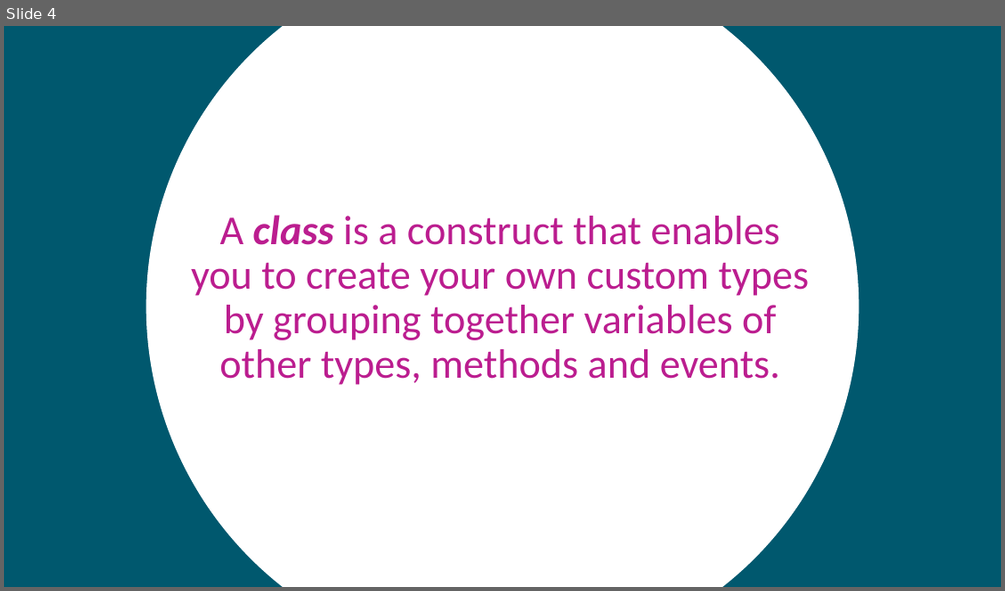
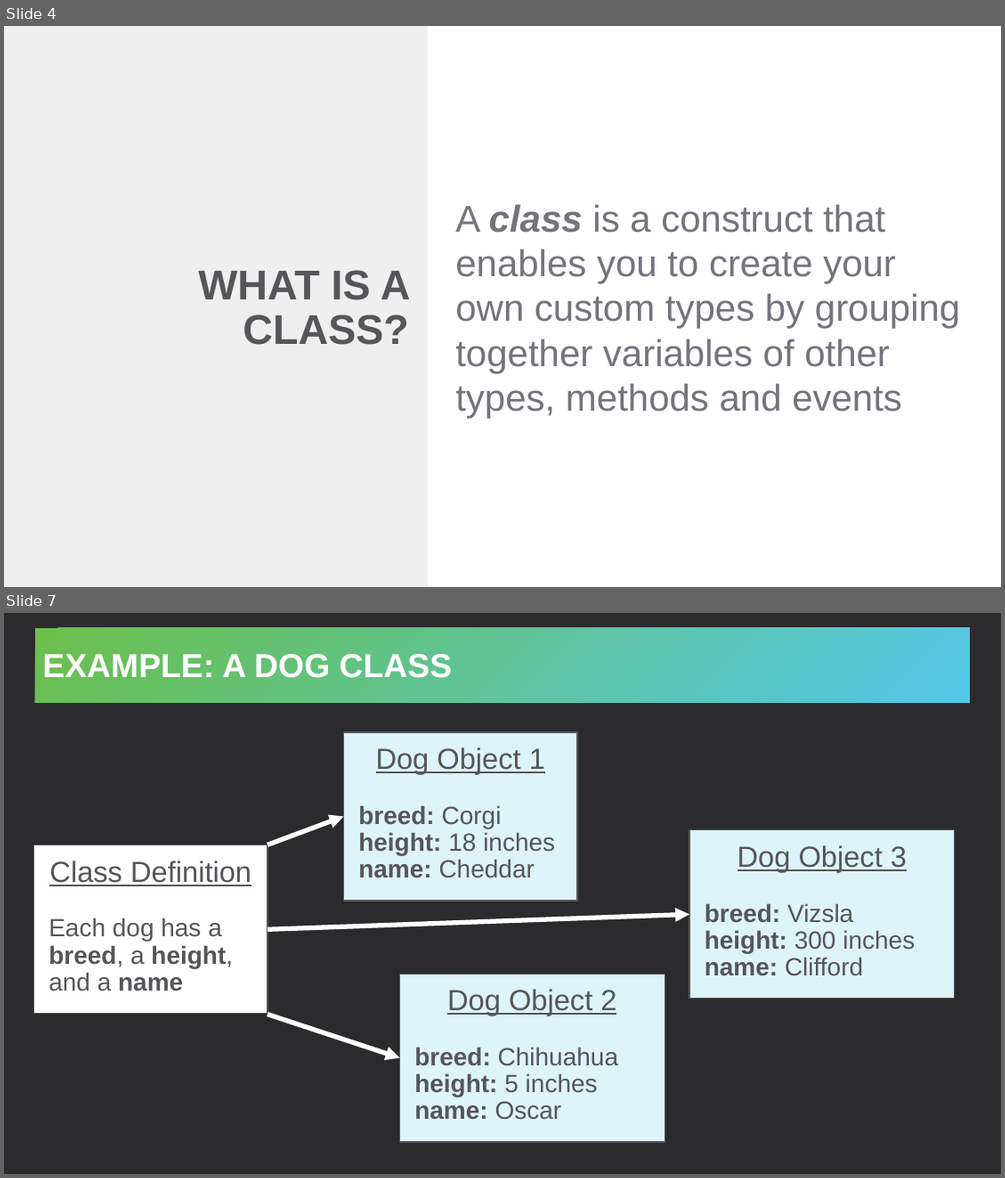
Before and after one commit to hytechclub/cs-102, a slide deck: ClassesIntroduction/ClassesIntro.pptx. Shown one above the other, each under a label of ours: slide 4 before the commit, slides 4 and 7 after it; the slides between them are not shown. The pictures are 1005x591 and 1005x1178 pixels, drawn with LibreOffice and Linux fonts; fonts in the diff are those of the drawing. Boxes give left, top, right and bottom in pixels: in the first picture for what was removed or moved away, otherwise in the second. Text is boxed around its words. In the diff, an @@ line names an element or a change of style, - is before the commit and + after.

Commit message:
update classes powerpoint

```diff
--- a/ClassesIntroduction/ClassesIntro.pptx
+++ b/ClassesIntroduction/ClassesIntro.pptx
@@ slide 7 added at bbox=[4, 613, 1001, 1174], background #2B2B2D @@
@@ title added at bbox=[35, 628, 971, 703], fill gradient #6ABF4B to #54C8E8, 32 pt, text #FFFFFF, bold @@
+EXAMPLE: A DOG CLASS
@@ rectangle added at bbox=[343, 732, 577, 900], fill #DDF4FA, outline #56565A 1 pt, 24 pt, text #56565A @@
+Dog Object 1
+breed: Corgi
+height: 18 inches
+name: Cheddar
@@ arrow added from (267, 844) to (343, 817), #FFFFFF 4.5 pt @@
@@ rectangle added at bbox=[34, 845, 267, 1013], fill #FFFFFF, outline #56565A 1 pt, 24 pt, text #56565A @@
+Class Definition
+Each dog has a breed, a height, and a name
@@ rectangle added at bbox=[689, 830, 955, 998], fill #DDF4FA, outline #56565A 1 pt, 24 pt, text #56565A @@
+Dog Object 3
+breed: Vizsla
+height: 300 inches
+name: Clifford
@@ arrow added from (267, 929) to (689, 915), #FFFFFF 4.5 pt @@
@@ rectangle added at bbox=[399, 973, 664, 1142], fill #DDF4FA, outline #56565A 1 pt, 24 pt, text #56565A @@
+Dog Object 2
+breed: Chihuahua
+height: 5 inches
+name: Oscar
@@ arrow added from (267, 1013) to (399, 1058), #FFFFFF 4.5 pt @@
@@ slide 4 changed as well @@
@@ background #00586E to #FFFFFF @@
@@ rectangle added at bbox=[4, 26, 428, 587], fill #EFEFF0 @@
@@ ellipse removed at bbox=[146, 26, 858, 587] @@
@@ text at bbox=[455, 204, 960, 418]: text changed; size 39.6 to 36 pt; font Calibri to Arial; text colour #BB1D8F to #74747C @@
-A class is a construct that enables you to create your own custom types by grouping together variables of other types, methods and events.
+A class is a construct that enables you to create your own custom types by grouping together variables of other types, methods and events
@@ title added at bbox=[198, 270, 411, 345], 40 pt, text #56565A, bold @@
+WHAT IS A CLASS?
```
Also in this commit, not shown: 6 other slides changed, 6 other slides added, 3 slides removed.
